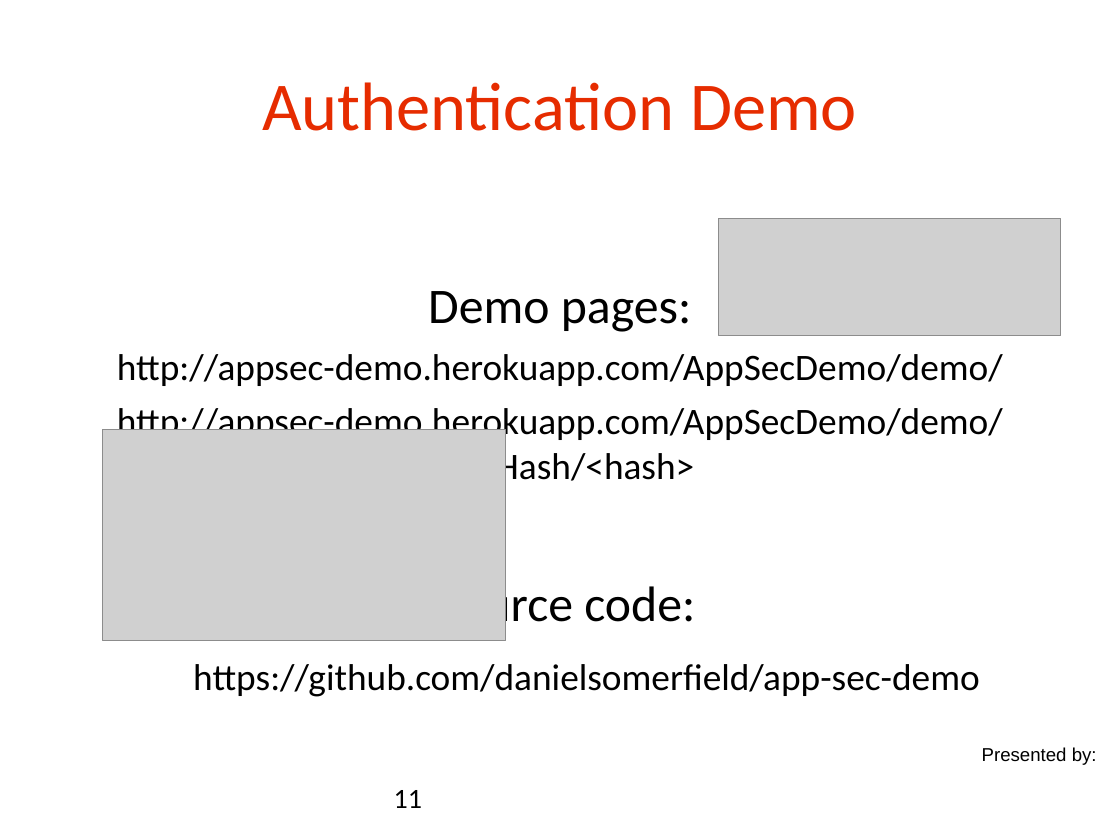
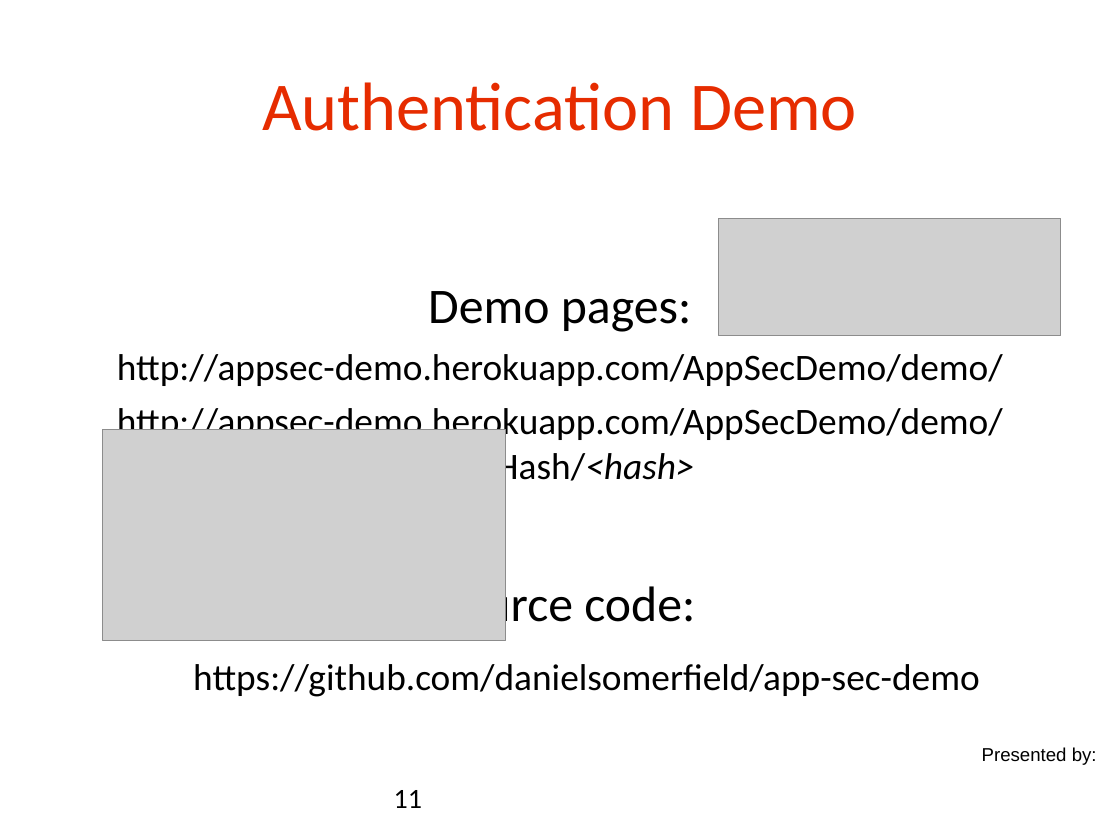
Before and after one commit to danielsomerfield/app-sec-presentation, a slide deck: slide 11 of AppSec Presentation Deck Day 3.ppt. Drawn at 1120x840 pixels with LibreOffice and Linux fonts; fonts in the diff are those of the drawing; grey boxes stand for pictures; background and template pictures are left out. Boxes give left, top, right and bottom in pixels: in the first picture for what was removed or moved away, otherwise in the second. Text is boxed around its words. In the diff, an @@ line names an element or a change of style, - is before the commit and + after.

```diff
--- a/AppSec Presentation Deck Day 3.ppt
+++ b/AppSec Presentation Deck Day 3.ppt
@@ text at [117, 408, 1003, 489]: italic on in "http://appsec-demo.herokuapp.com/AppSecDemo/demo/hackHash/<h ..." @@
```
Also in this commit, not shown: 2 other slides changed, 4 other files.
